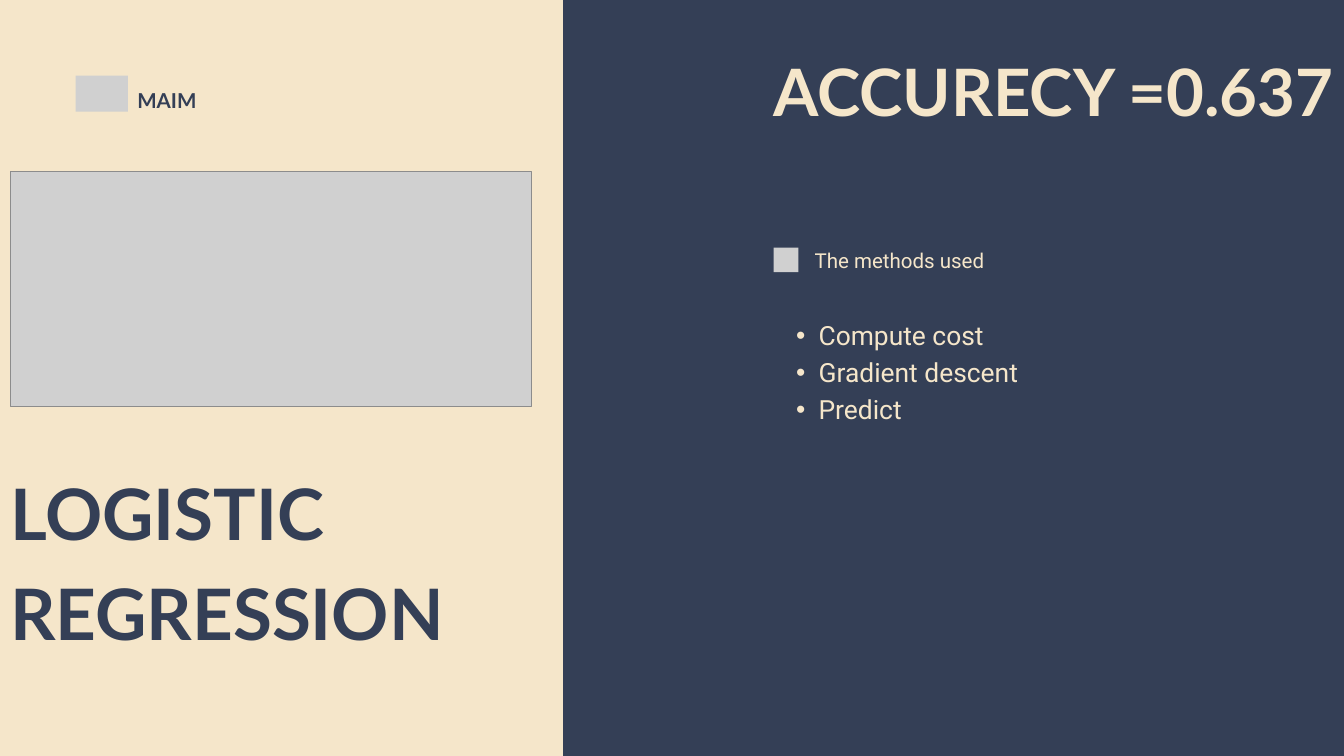
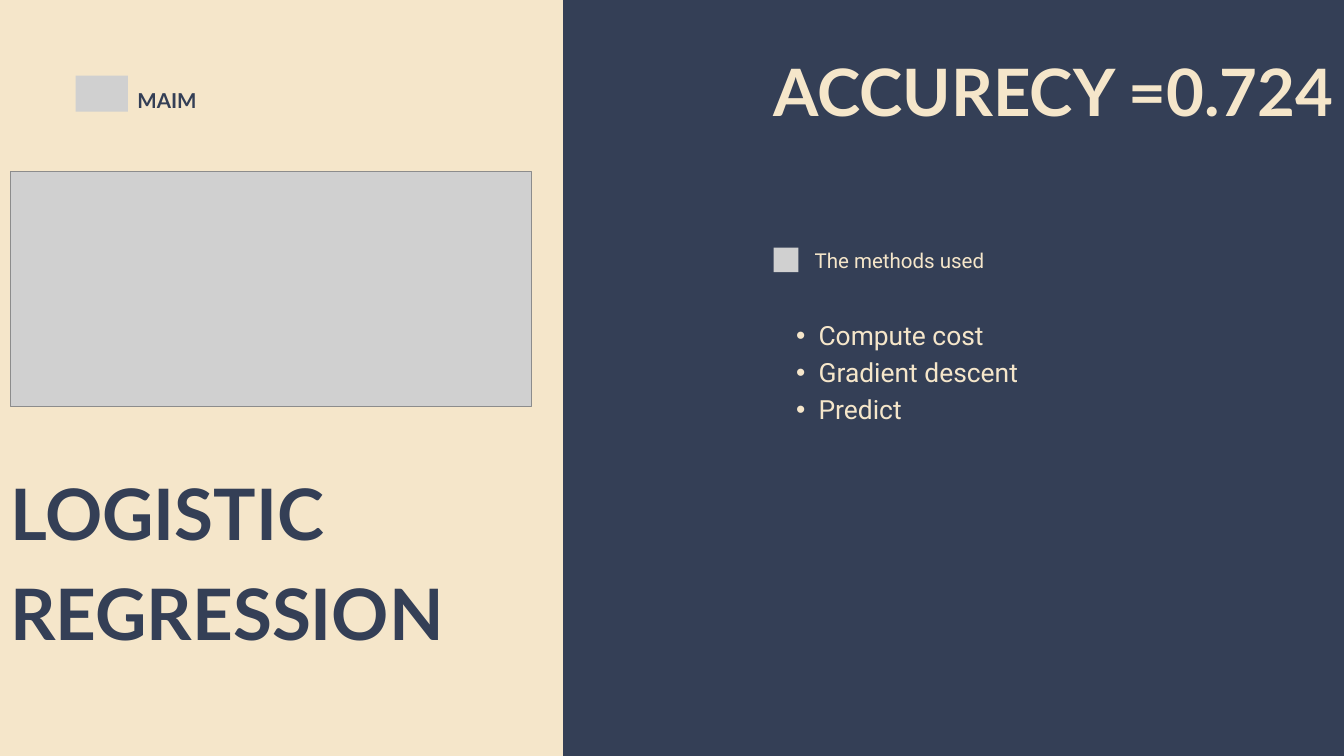
Before and after one commit to mohamed682004/MAIM-final-project, a slide deck: slide 18 of final project presentation.pptx. Drawn at 1344x756 pixels with LibreOffice and Linux fonts; fonts in the diff are those of the drawing; grey boxes stand for pictures. Boxes give left, top, right and bottom in pixels: in the first picture for what was removed or moved away, otherwise in the second. Text is boxed around its words. In the diff, an @@ line names an element or a change of style, - is before the commit and + after.

```diff
--- a/final project presentation.pptx
+++ b/final project presentation.pptx
@@ text at (774,68,1334,117): text changed @@
-ACCURECY =0.637
+ACCURECY =0.724
```
Also in this commit, not shown: 24 other slides changed.
